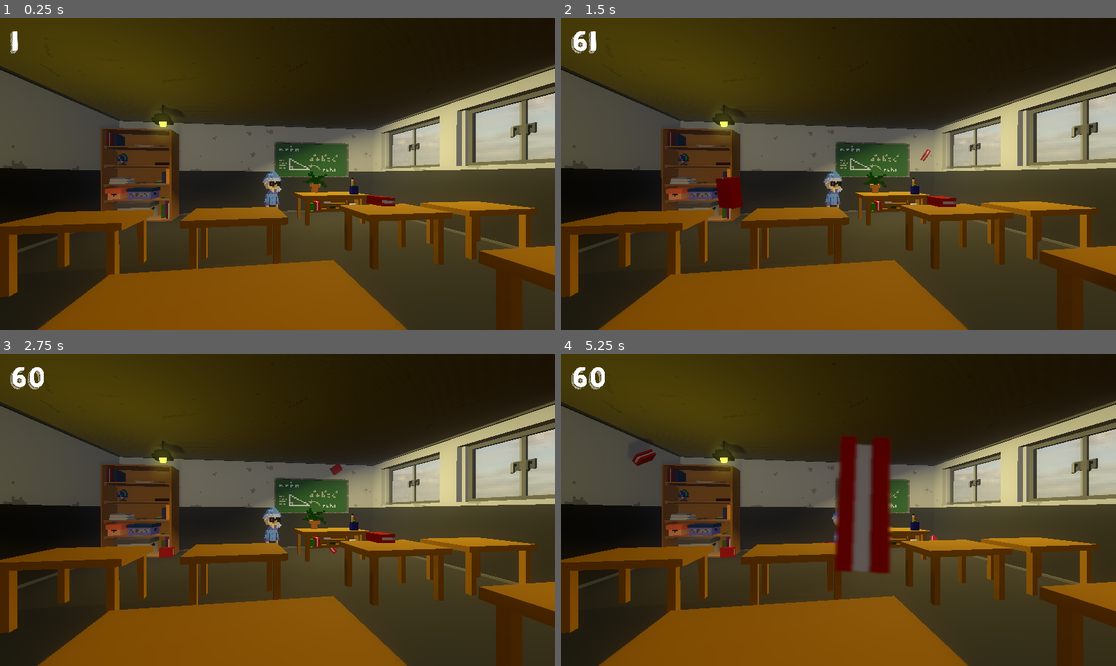
Above: before the commit, frames 1-4 (two rows, left to right).
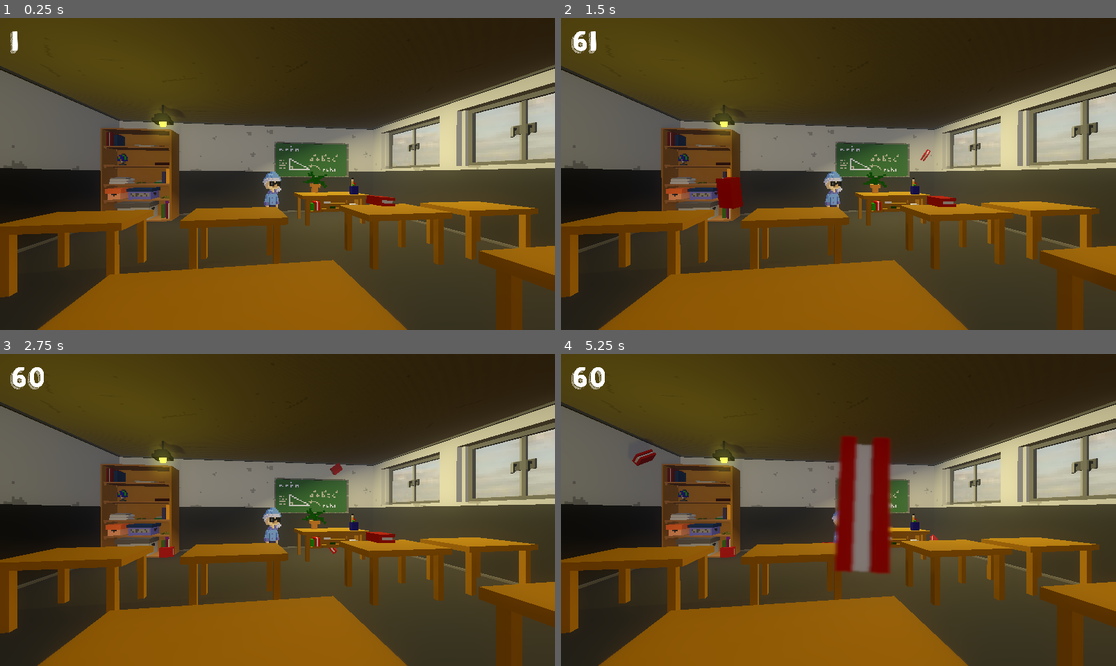
Above: after the commit, the same moments.

Repository: MoFa-Development/TheAbsolutelyTrueGame
Game: Godot game, scene res://scenes/Room.tscn
Two runs of this game, one before a commit and one after it. Both use one fixed random seed, a clock stepped at 60 frames per second and the inputs below.
Inputs (mouse positions are in pixels of both pictures, inside the frame that each line leads up to):
- Up to frame 1 (0.25 s): no input
- Up to frame 2 (1.5 s): move the mouse to (960, 158) at 0.52 s; click (960, 158) at 0.67 s; drag from (727, 189) to (810, 236) at 1.27 s
- Up to frame 3 (2.75 s): move the mouse to (333, 441) at 2.02 s; click (333, 441) at 2.17 s
- Up to frame 4 (5.25 s): drag from (810, 572) to (672, 463) at 2.77 s; move the mouse to (1005, 556) at 3.52 s; click (1005, 556) at 3.67 s; drag from (672, 463) to (755, 432) at 4.27 s; move the mouse to (866, 510) at 5.02 s; click (866, 510) at 5.17 s

The runs differ from the first frame. In frame 1, 13% of the frame differs, in the area x 0-97%, y 17-100%; in frame 2, 13%; in frame 3, 13%; in frame 4, 16%.

Commit message:
add chair model

Diff:
--- a/src/environment/Main.tres
+++ b/src/environment/Main.tres
@@ -10,6 +10,7 @@
 [resource]
 background_mode = 2
 background_sky = SubResource( 1 )
+ambient_light_energy = 1.65
 fog_enabled = true
 tonemap_mode = 2
 tonemap_white = 15.71
--- a/src/scenes/Room.tscn
+++ b/src/scenes/Room.tscn
@@ -56,18 +56,17 @@
 size = 100
 font_data = ExtResource( 11 )
 
-[sub_resource type="SpatialMaterial" id=7]
+[sub_resource type="SpatialMaterial" id=3]
 albedo_texture = ExtResource( 15 )
 
-[sub_resource type="SpatialMaterial" id=8]
+[sub_resource type="SpatialMaterial" id=4]
 flags_transparent = true
-
 albedo_texture = ExtResource( 2 )
 
-[sub_resource type="BoxShape" id=4]
+[sub_resource type="BoxShape" id=5]
 extents = Vector3( 13.2472, 1, 13.8303 )
 
-[sub_resource type="SpatialMaterial" id=5]
+[sub_resource type="SpatialMaterial" id=6]
 albedo_texture = ExtResource( 7 )
 
 [node name="Room" type="Spatial"]
@@ -97,48 +96,48 @@
 [node name="empty-classroom" type="MeshInstance" parent="StaticBody"]
 transform = Transform( 1, 0, 0, 0, 1, 0, 0, 0, 1, -6, 0, 0 )
 mesh = ExtResource( 5 )
-material/0 = SubResource( 7 )
+material/0 = SubResource( 3 )
 
 [node name="window2" type="MeshInstance" parent="StaticBody/empty-classroom"]
 transform = Transform( 1, 0, 0, 0, 1, 0, 0, 0, 1, 12.5715, 3.57707, -6.42951 )
 mesh = ExtResource( 16 )
-material/0 = SubResource( 8 )
+material/0 = SubResource( 4 )
 
 [node name="window1" type="MeshInstance" parent="StaticBody/empty-classroom"]
 transform = Transform( 1, 0, 0, 0, 1, 0, 0, 0, 1, 12.5833, 3.58673, -0.792407 )
 mesh = ExtResource( 17 )
-material/0 = SubResource( 8 )
+material/0 = SubResource( 4 )
 
 [node name="CollisionShape" type="CollisionShape" parent="StaticBody"]
 transform = Transform( 1, 0, 0, 0, 1, 0, 0, 0, 1, -3.15587, -0.8, -4.35764 )
-shape = SubResource( 4 )
+shape = SubResource( 5 )
 
 [node name="CollisionShape5" type="CollisionShape" parent="StaticBody"]
 transform = Transform( 1, 0, 0, 0, 1, 0, 0, 0, 1, -3.37007, 8.17298, -3.85719 )
-shape = SubResource( 4 )
+shape = SubResource( 5 )
 
 [node name="CollisionShape2" type="CollisionShape" parent="StaticBody"]
 transform = Transform( -4.37114e-08, 1, 0, -1, -4.37114e-08, 0, 0, 0, 1, -14.6864, 1.79238, -2.67556 )
-shape = SubResource( 4 )
+shape = SubResource( 5 )
 
 [node name="CollisionShape3" type="CollisionShape" parent="StaticBody"]
 transform = Transform( -4.37114e-08, 1, 0, -1, -4.37114e-08, 0, 0, 0, 1, 7.15713, 0, -7.4 )
-shape = SubResource( 4 )
+shape = SubResource( 5 )
 
 [node name="CollisionShape4" type="CollisionShape" parent="StaticBody"]
 transform = Transform( -1.77636e-15, 2.98023e-08, 1, -1, -4.37114e-08, 0, 4.37114e-08, -1, 2.98023e-08, -1.06737, 0, -13.4 )
-shape = SubResource( 4 )
+shape = SubResource( 5 )
 
 [node name="Board" type="MeshInstance" parent="."]
 transform = Transform( 1, 0, 0, 0, 1, 0, 0, 0, 1, -2.43193, 2.90782, -12.5122 )
 mesh = ExtResource( 4 )
-material/0 = SubResource( 5 )
+material/0 = SubResource( 6 )
 
 [node name="Lamp" parent="." instance=ExtResource( 9 )]
 transform = Transform( 1, 0, 0, 0, 1, 0, 0, 0, 1, -9.41265, 7.10825, -8.76582 )
 
 [node name="SpotLight2" type="SpotLight" parent="."]
-transform = Transform( -0.631951, -0.710087, -0.310507, -0.440989, -3.92315e-08, 0.897513, -0.637312, 0.704114, -0.31314, 0.0845418, 7.4, -8.32 )
+transform = Transform( -0.631951, -0.710087, -0.310507, -0.440989, -9.18015e-08, 0.897513, -0.637312, 0.704114, -0.31314, 0.0845418, 7.4, -8.32 )
 light_color = Color( 0.937255, 0.87451, 0.521569, 1 )
 light_energy = 1.65
 shadow_enabled = true
